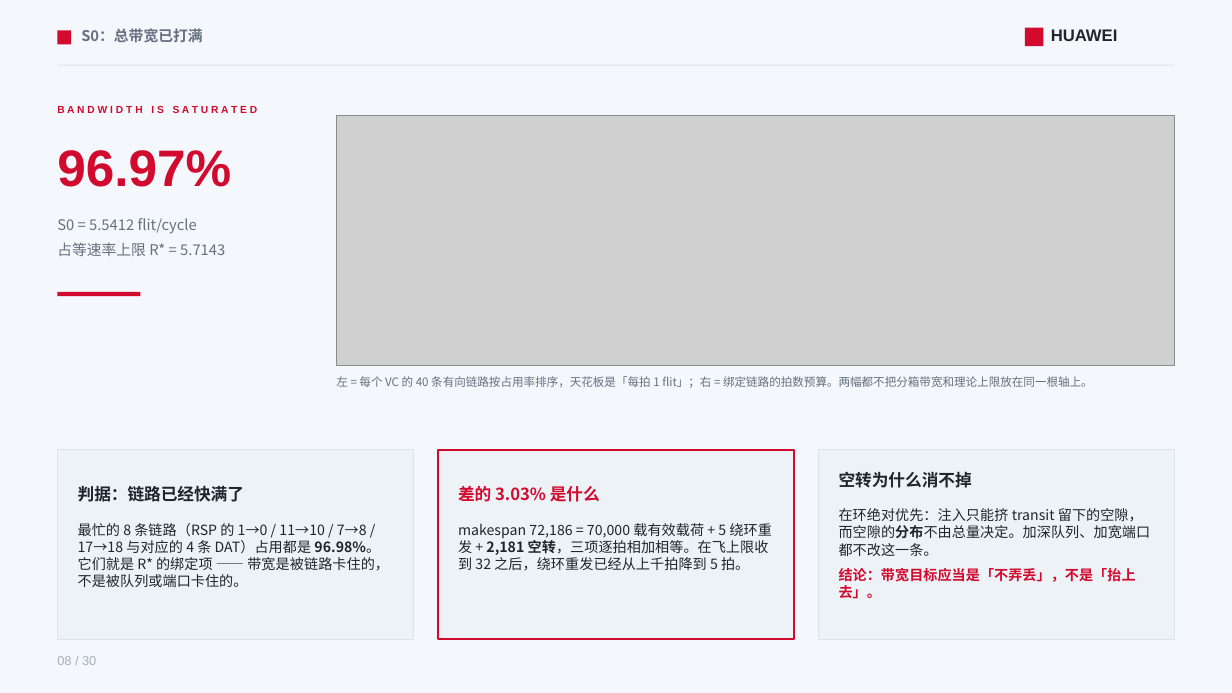
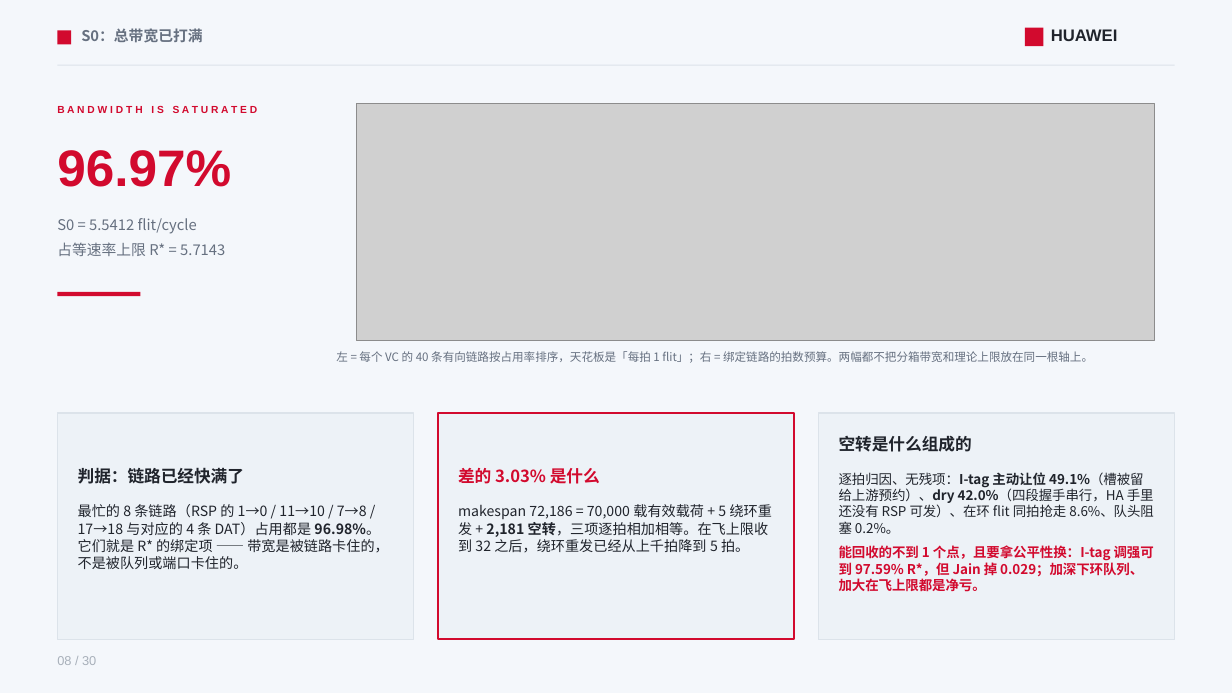
Before and after one commit to lukebest/booksim2, a slide deck: slide 8 of ppt/ring2-write-fairness.pptx. Drawn at 1232x693 pixels with LibreOffice and Linux fonts; fonts in the diff are those of the drawing; grey boxes stand for pictures. Boxes give left, top, right and bottom in pixels: in the first picture for what was removed or moved away, otherwise in the second. Text is boxed around its words. In the diff, an @@ line names an element or a change of style, - is before the commit and + after.

```diff
--- a/ppt/ring2-write-fairness.pptx
+++ b/ppt/ring2-write-fairness.pptx
@@ picture: place and size @@
-picture at [336,116,1175,365]
+picture at [357,104,1155,341]
@@ text "左 = 每个 VC 的 ...": place and size @@
-text "左 = 每个 VC 的 ..." at [336,376,1093,388]
+text "左 = 每个 VC 的 ..." at [336,351,1093,363]
@@ rectangle: place and size @@
-rectangle at [57,450,414,640]
+rectangle at [57,413,414,640]
@@ rectangle: place and size @@
-rectangle at [438,450,795,640]
+rectangle at [438,413,795,640]
@@ rectangle: place and size @@
-rectangle at [819,450,1176,640]
+rectangle at [819,413,1176,640]
@@ text at [839,436,972,452]: text changed @@
-空转为什么消不掉
+空转是什么组成的
@@ text "判据：链路已经快满了": place and size @@
-text "判据：链路已经快满了" at [78,485,244,502]
+text "判据：链路已经快满了" at [78,467,244,484]
@@ text "差的 3.03% 是什么": place and size @@
-text "差的 3.03% 是什么" at [458,486,600,502]
+text "差的 3.03% 是什么" at [458,468,600,484]
@@ text at [839,472,1154,592]: text changed; size 11 to 10.5 pt; bold on @@
-在环绝对优先：注入只能挤 transit 留下的空隙，而空隙的分布不由总量决定。加深队列、加宽端口都不改这一条。
-结论：带宽目标应当是「不弄丢」，不是「抬上去」。
+逐拍归因、无残项：I-tag 主动让位 49.1%（槽被留给上游预约）、dry 42.0%（四段握手串行，HA 手里还没有 RSP 可发）、在环 flit 同拍抢走 8.6%、队头阻塞 0.2%。
+能回收的不到 1 个点，且要拿公平性换：I-tag 调强可到 97.59% R*，但 Jain 掉 0.029；加深下环队列、加大在飞上限都是净亏。
@@ text "最忙的 8 条链路（RSP 的 1→0 ...": place and size @@
-text "最忙的 8 条链路（RSP 的 1→0 ..." at [78,523,389,587]
+text "最忙的 8 条链路（RSP 的 1→0 ..." at [78,504,388,569]
@@ text "makespan 72,186 = 70,000 载有效载荷 ...": place and size @@
-text "makespan 72,186 = 70,000 载有效载荷 ..." at [458,523,772,570]
+text "makespan 72,186 = 70,000 载有效载荷 ..." at [458,504,772,552]
```
Also in this commit, not shown: 6 other files.
